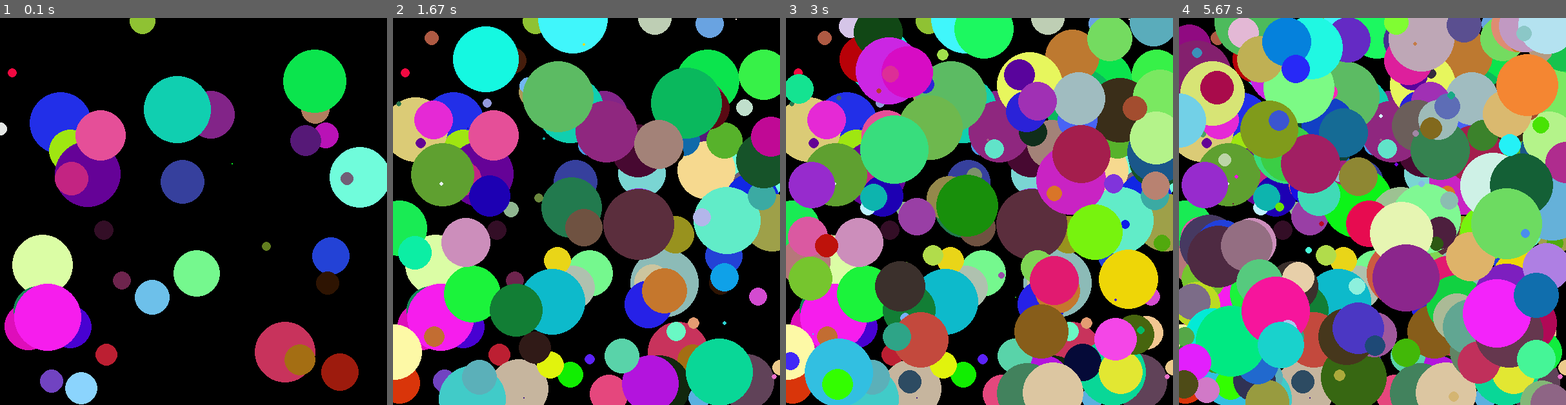
Above: before the commit, frames 1-4 (left to right).
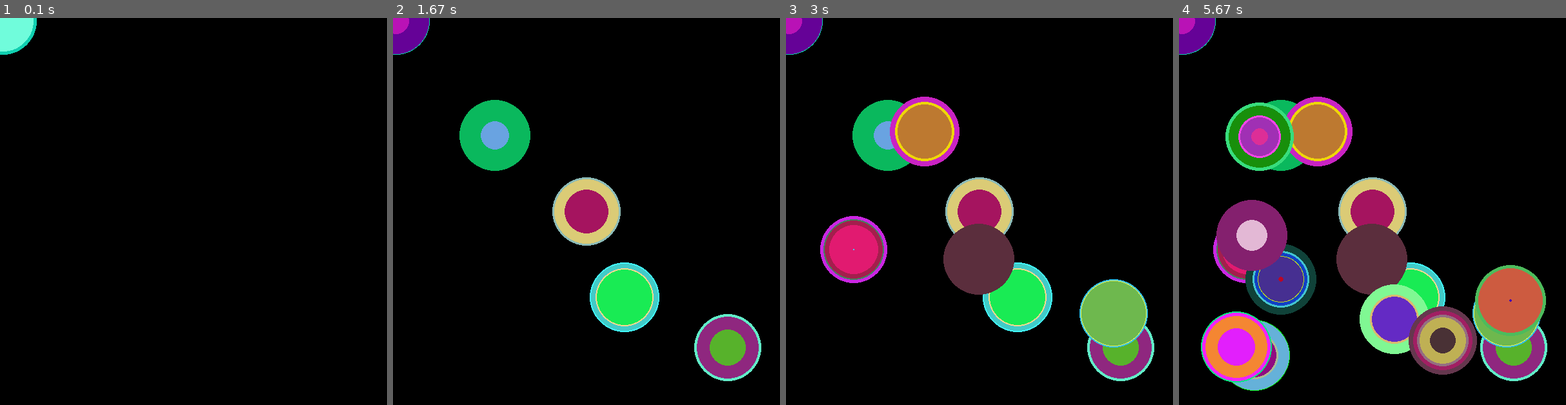
Above: after the commit, the same moments.

Repository: sagieppel/PyGame2
Game: pygame game, started from Lesson1.py
Two runs of this game, one before a commit and one after it. Both use one fixed random seed, a clock stepped at 60 frames per second and the inputs below.
Inputs (mouse positions are in pixels of both pictures, inside the frame that each line leads up to):
- Up to frame 1 (0.1 s): no input
- Up to frame 2 (1.67 s): click (586, 211) at 0.38 s; click (625, 296) at 0.72 s; click (725, 346) at 1.05 s; click (493, 134) at 1.38 s
- Up to frame 3 (3 s): click (979, 257) at 1.72 s; click (925, 130) at 2.05 s; click (1114, 312) at 2.38 s; click (855, 250) at 2.72 s
- Up to frame 4 (5.67 s): click (1260, 137) at 3.05 s; click (1279, 281) at 3.38 s; click (1511, 300) at 3.72 s; click (1256, 354) at 4.05 s; click (1252, 234) at 4.38 s; click (1395, 319) at 4.72 s; click (1442, 339) at 5.05 s; click (1237, 346) at 5.38 s

The runs differ from the first frame. In frame 1, 27% of the frame differs, in the area x 0-100%, y 0-100%; in frame 2, 71%; in frame 3, 87%; in frame 4, 97%.

Commit message:
Update Lesson1.py

Diff:
--- a/Lesson1.py
+++ b/Lesson1.py
@@ -7,11 +7,13 @@
 screen=pygame.display.set_mode([screenSize,screenSize])
 
 for i in range(100000000):
+   pygame.event.get()
+   x,y = pygame.mouse.get_pos()
    red=random.randint(0,255)
    green=random.randint(0,255)
    blue=random.randint(0,255)
-   x=random.randint(0,600)
-   y=random.randint(0,600)
+  # x=random.randint(0,600)
+  # y=random.randint(0,600)
    scale=random.randint(0,55)
    pygame.draw.circle(screen, [red,green,blue], [x,y], scale)
    pygame.display.update()
